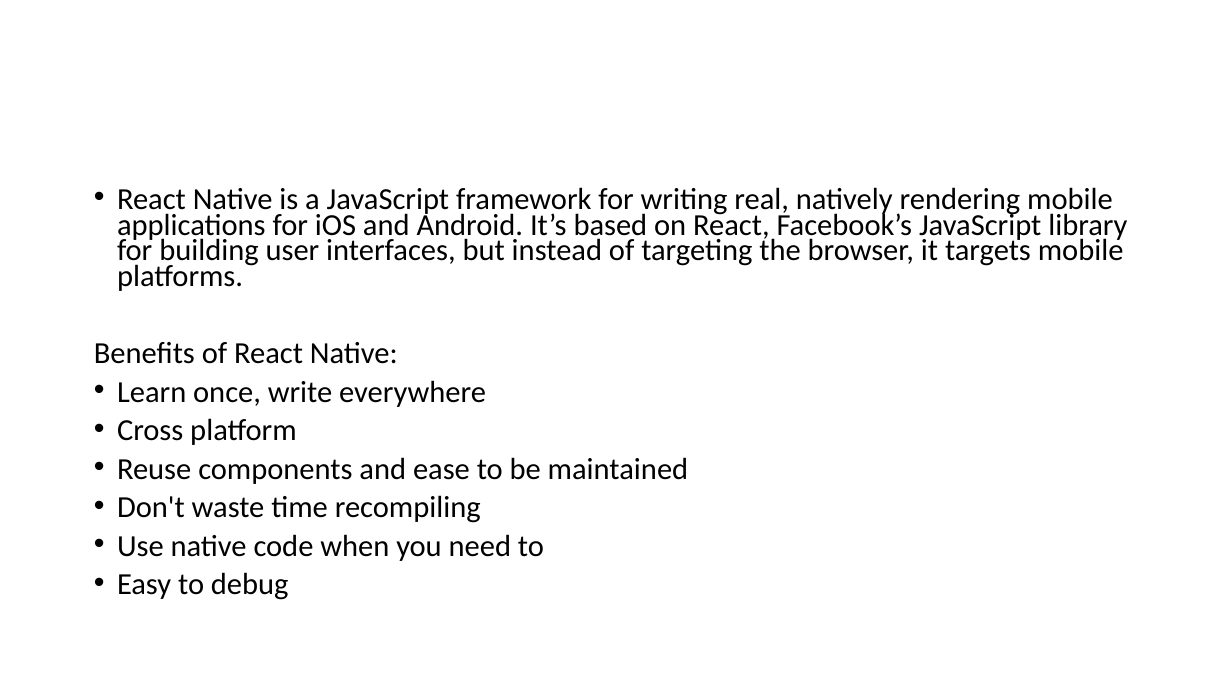
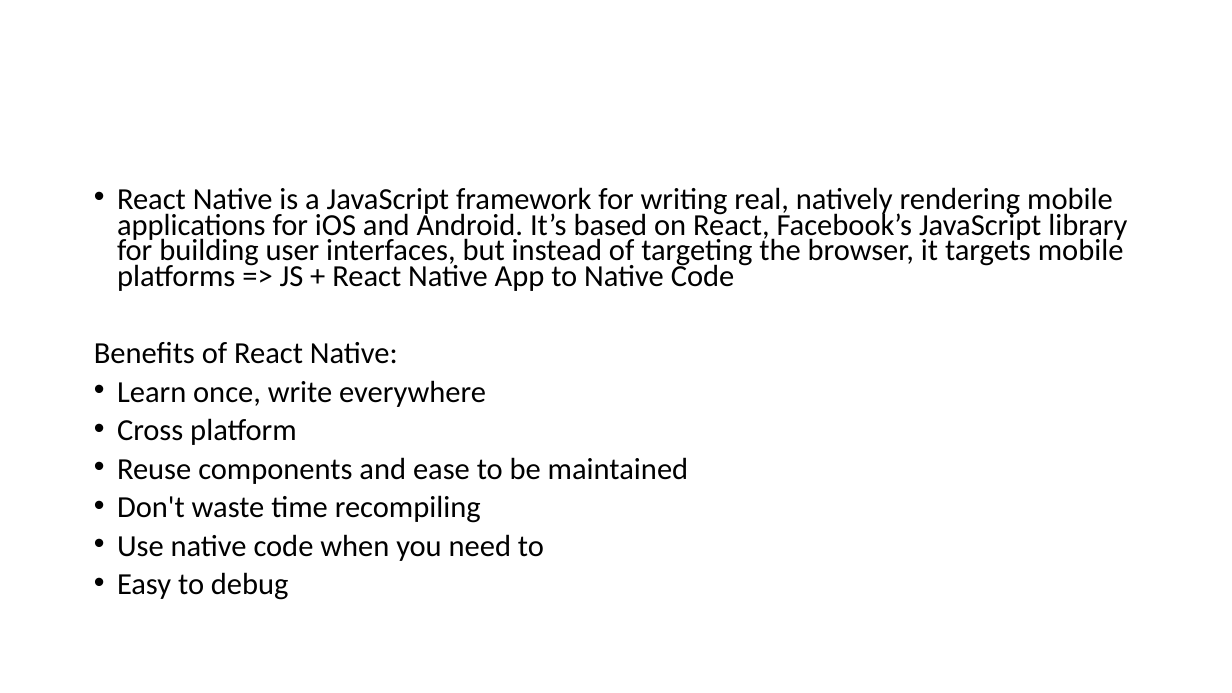
Before and after one commit to ngohungphuc/Presentation, a slide deck: slide 3 of reactnative/React Native.pptx. Drawn at 1232x693 pixels with LibreOffice and Linux fonts; fonts in the diff are those of the drawing. Boxes give left, top, right and bottom in pixels: in the first picture for what was removed or moved away, otherwise in the second. Text is boxed around its words. In the diff, an @@ line names an element or a change of style, - is before the commit and + after.

Commit message:
update

```diff
--- a/reactnative/React Native.pptx
+++ b/reactnative/React Native.pptx
@@ text at [117, 187, 1127, 291]: text changed @@
-• React Native is a JavaScript framework for writing real, natively rendering mobile applications for iOS and Android. It’s based on React, Facebook’s JavaScript library for building user interfaces, but instead of targeting the browser, it targets mobile platforms.
+• React Native is a JavaScript framework for writing real, natively rendering mobile applications for iOS and Android. It’s based on React, Facebook’s JavaScript library for building user interfaces, but instead of targeting the browser, it targets mobile platforms => JS + React Native App to Native Code
```
